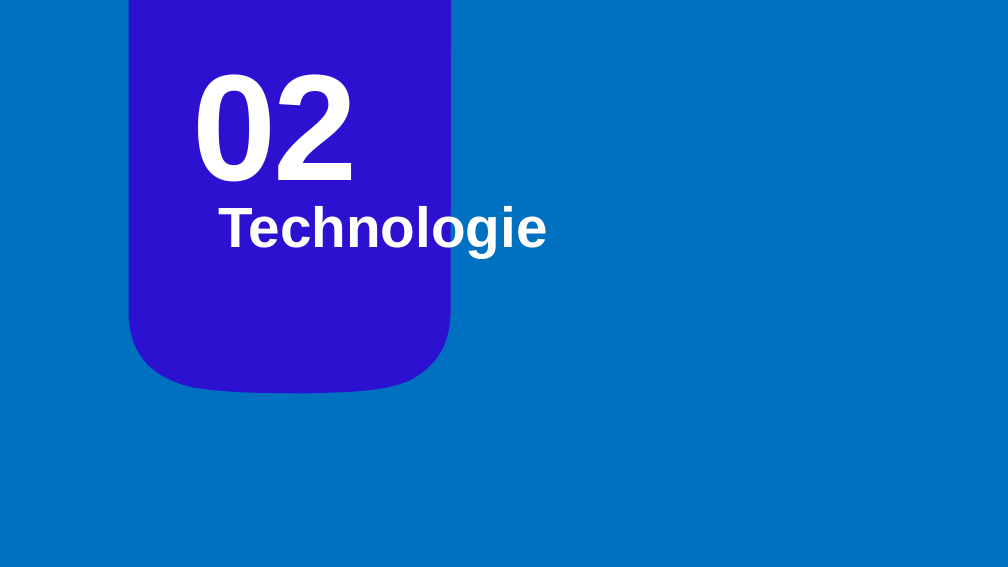
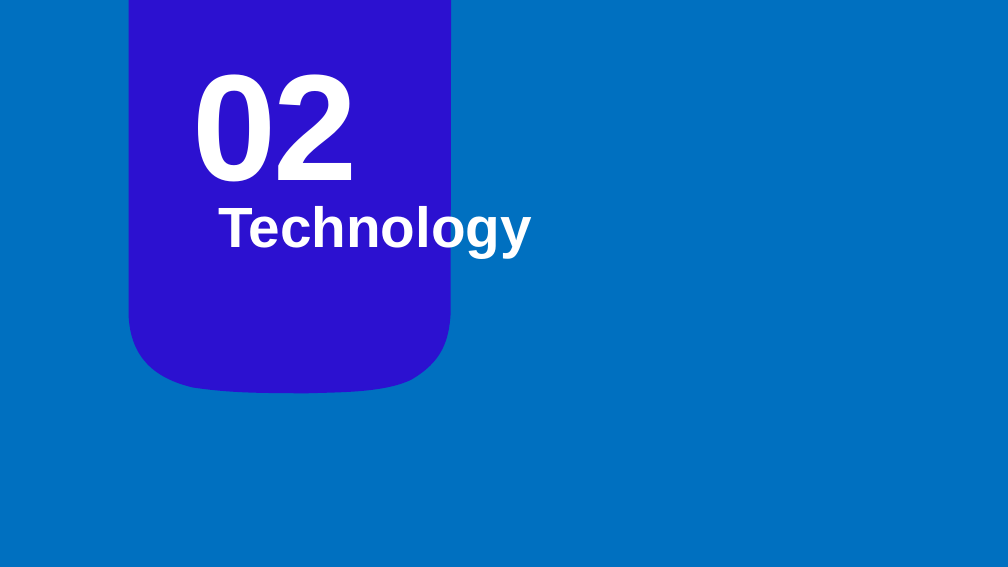
Before and after one commit to Winderbueno/_Doc, a slide deck: slide 7 of Shop.Solution/2.Shop.Solution.pptx. Drawn at 1008x567 pixels with LibreOffice and Linux fonts; fonts in the diff are those of the drawing. Boxes give left, top, right and bottom in pixels: in the first picture for what was removed or moved away, otherwise in the second. Text is boxed around its words. In the diff, an @@ line names an element or a change of style, - is before the commit and + after.

```diff
--- a/Shop.Solution/2.Shop.Solution.pptx
+++ b/Shop.Solution/2.Shop.Solution.pptx
@@ title at (218,203,532,258): text changed @@
-Technologie
+Technology
```
Also in this commit, not shown: 5 other slides changed, 5 other files.
